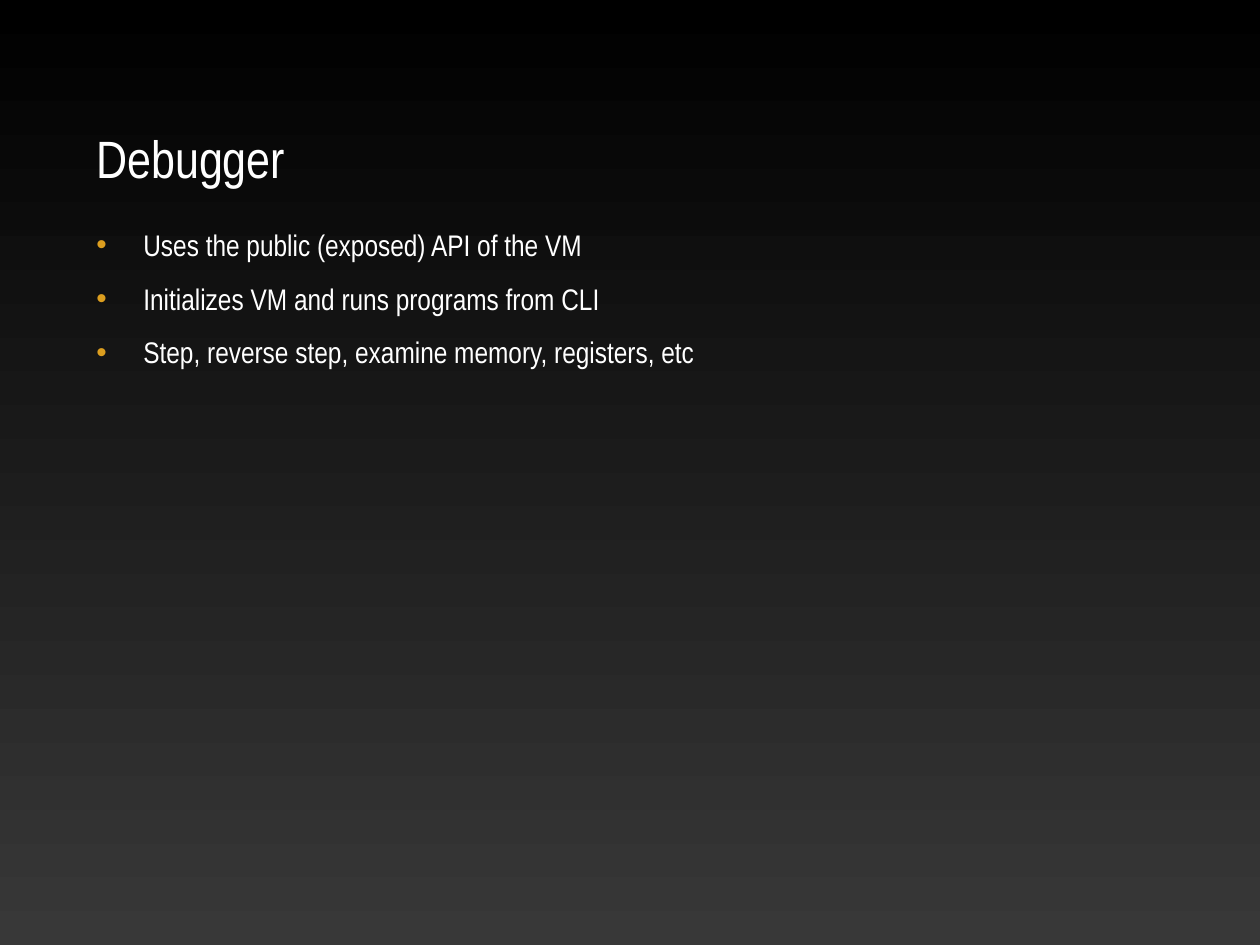
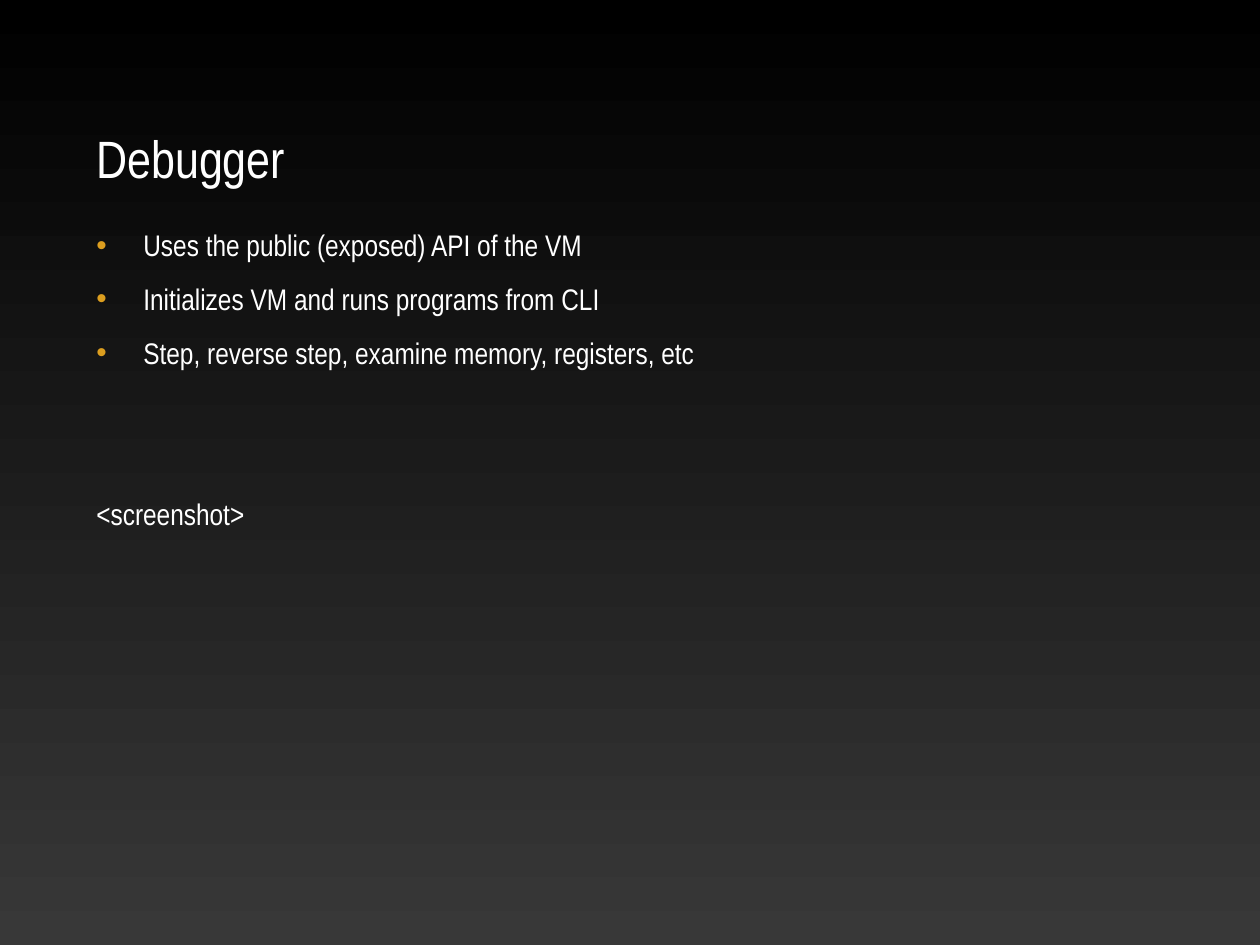
Before and after one commit to ekohl/essig, a slide deck: slide 9 of presentation/essig.ppt. Drawn at 1260x945 pixels with LibreOffice and Linux fonts; fonts in the diff are those of the drawing; background and template pictures are left out. Boxes give left, top, right and bottom in pixels: in the first picture for what was removed or moved away, otherwise in the second. Text is boxed around its words. In the diff, an @@ line names an element or a change of style, - is before the commit and + after.

```diff
--- a/presentation/essig.ppt
+++ b/presentation/essig.ppt
@@ text at box(96, 503, 244, 526): paragraph added @@
+<screenshot>
```
Also in this commit, not shown: 2 other slides changed, 2 slides added.
